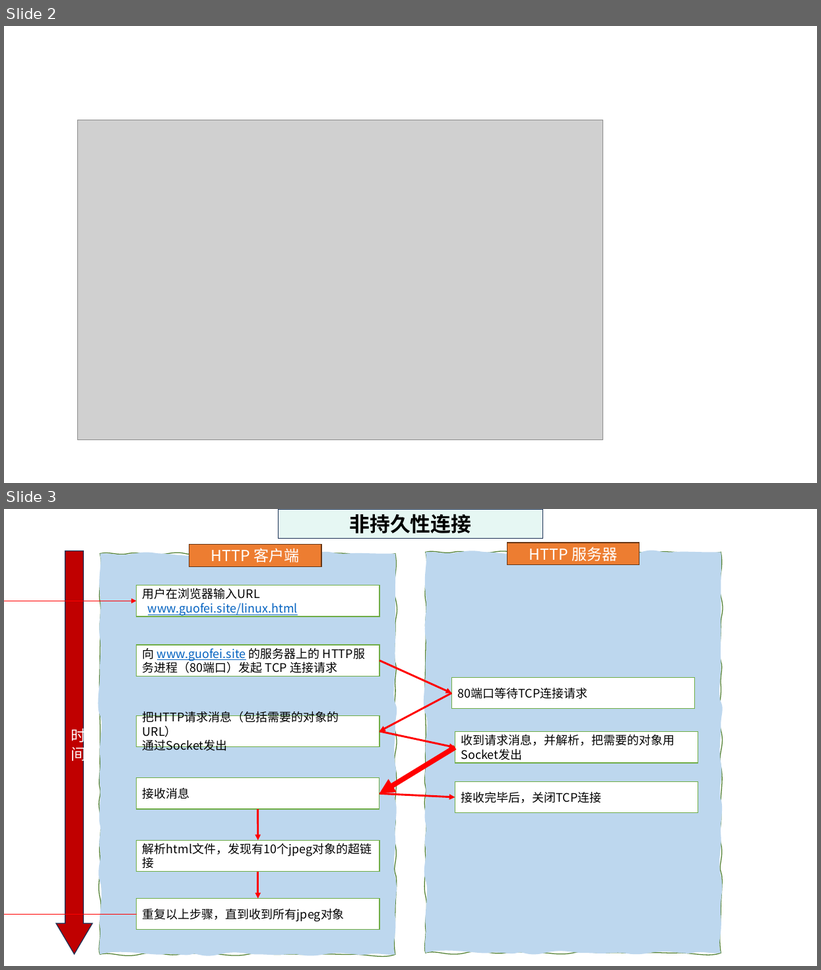
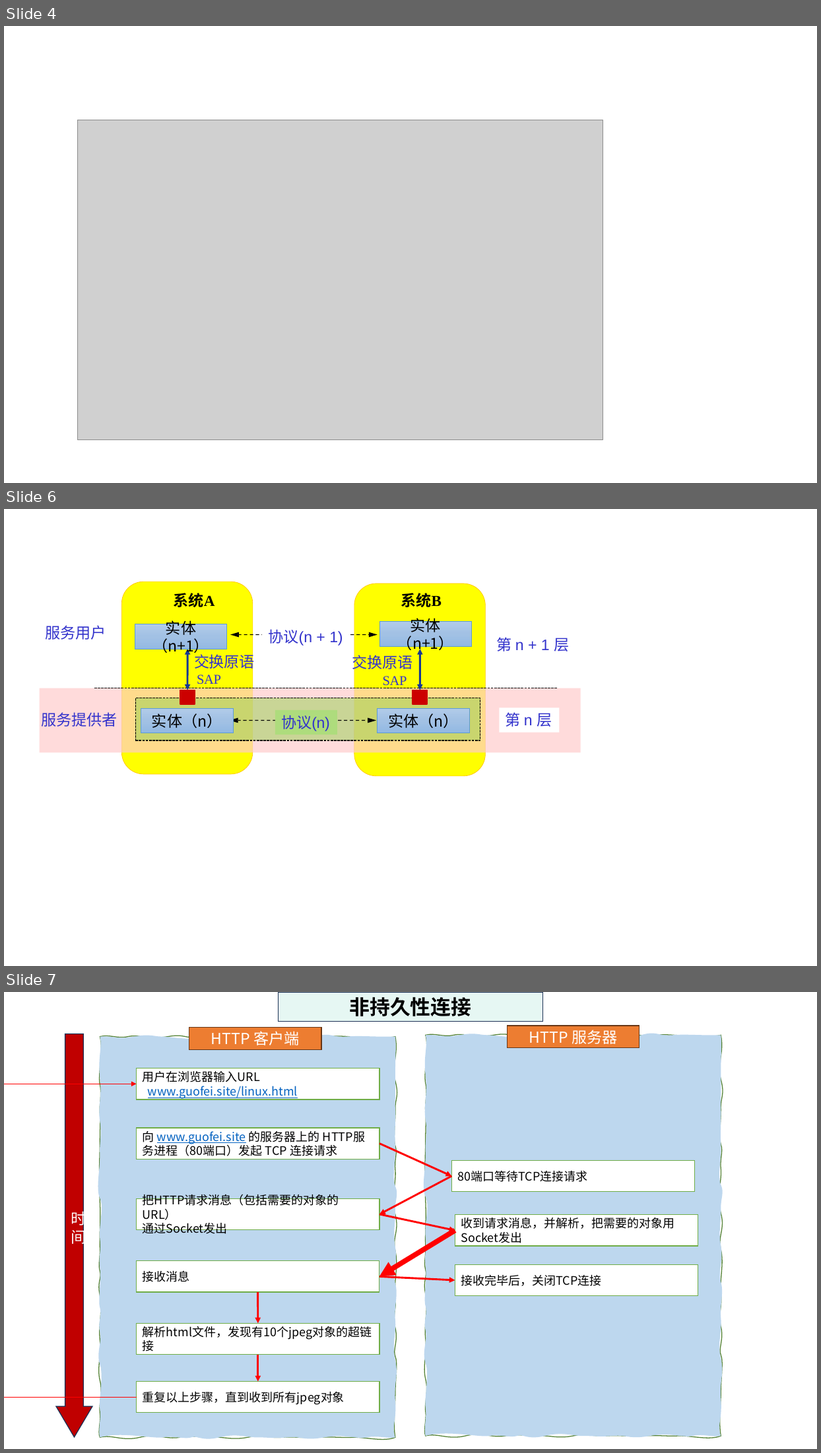
Before and after one commit to guofei9987/a, a slide deck: computer/network/计算机网络-素材.pptx. Shown one above the other, each under a label of ours: slides 2 and 3 before the commit, slides 4, 6 and 7 after it; the slides between them are not shown. The pictures are 821x970 and 821x1453 pixels, drawn with LibreOffice and Linux fonts; fonts in the diff are those of the drawing; grey boxes stand for pictures. Boxes give left, top, right and bottom in pixels: in the first picture for what was removed or moved away, otherwise in the second. Text is boxed around its words. In the diff, an @@ line names an element or a change of style, - is before the commit and + after.

```diff
--- a/computer/network/计算机网络-素材.pptx
+++ b/computer/network/计算机网络-素材.pptx
@@ slide 6 added at [4,509,817,966], background #FFFFFF @@
@@ group added at [40,582,581,776]: 12 freeform shapes, 8 texts, 6 rectangles, 2 rounded rectangles @@
+协议(n + 1)
+交换原语
+SAP
+交换原语
+SAP
+服务提供者
+第 n 层
+第 n + 1 层
+服务用户
+协议(n)
+系统A
+系统B
+实体（n+1）
+实体（n+1）
+实体（n）
+实体（n）
@@ what was slide 2 is now slide 4 @@
@@ what was slide 3 is now slide 7 @@
```
Also in this commit, not shown: 3 other slides added, 4 other files.
